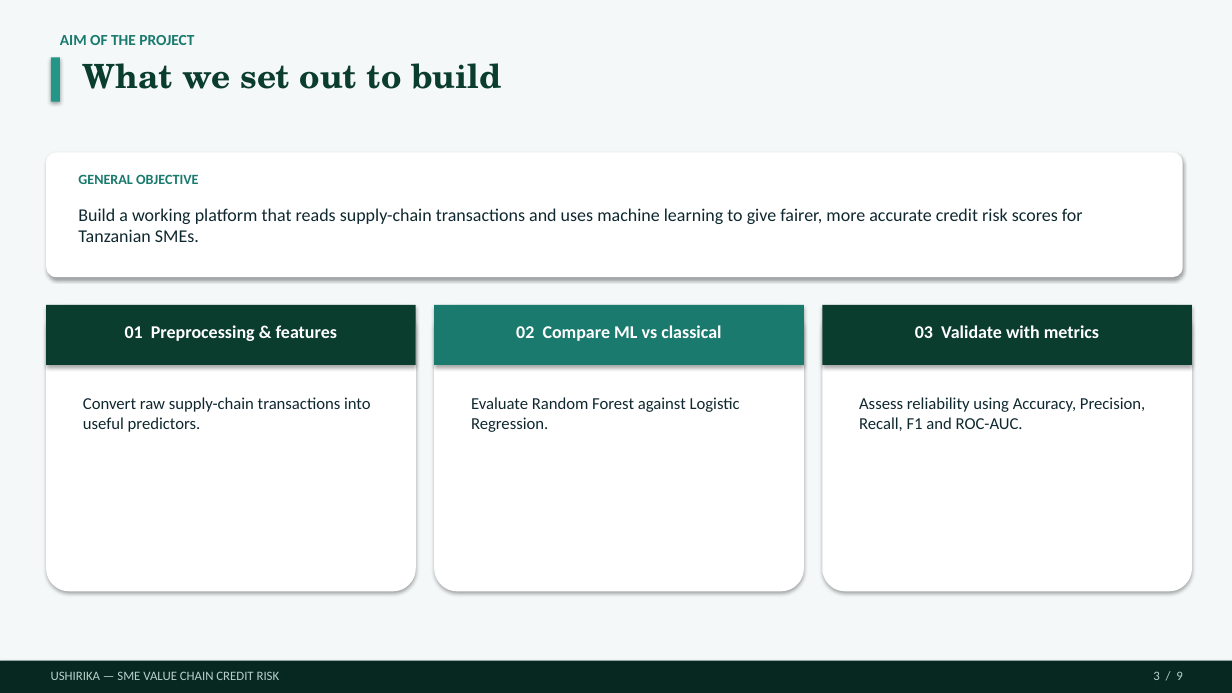
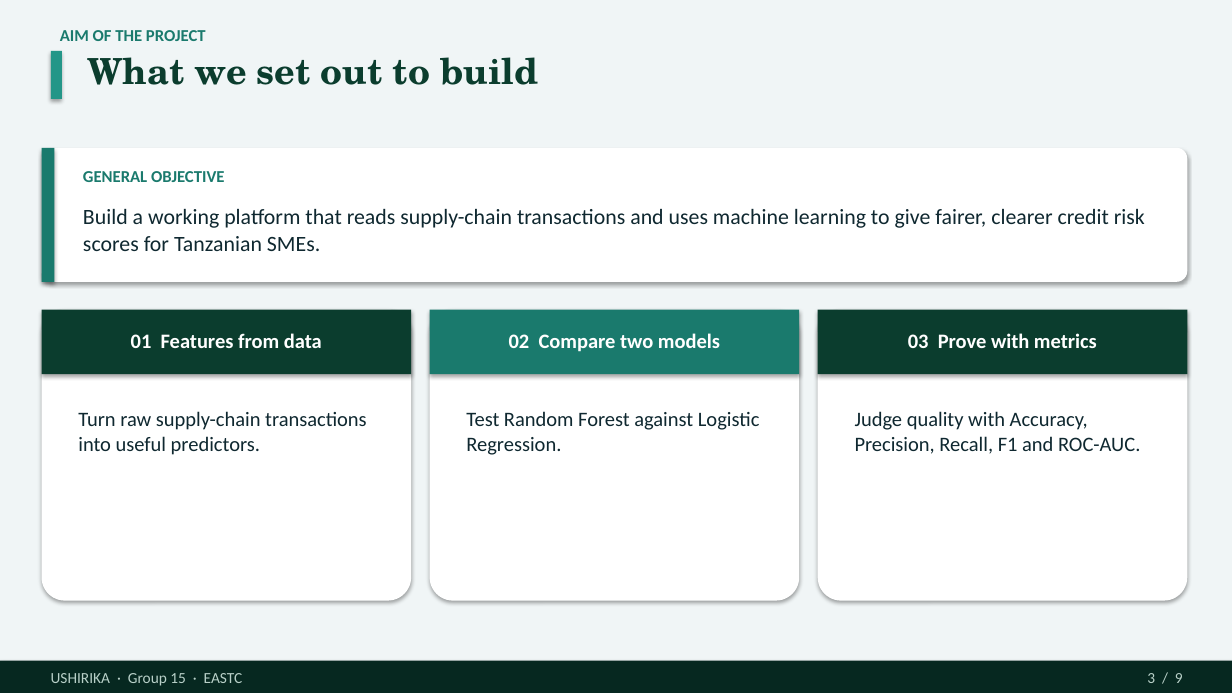
Before and after one commit to Dmmkuliku/ushirika-sme-credit, a slide deck: slide 3 of Presentation/Ushirika_Group15_Defence_Presentation.pptx. Drawn at 1232x693 pixels with LibreOffice and Linux fonts; fonts in the diff are those of the drawing. Boxes give left, top, right and bottom in pixels: in the first picture for what was removed or moved away, otherwise in the second. Text is boxed around its words. In the diff, an @@ line names an element or a change of style, - is before the commit and + after.

```diff
--- a/Presentation/Ushirika_Group15_Defence_Presentation.pptx
+++ b/Presentation/Ushirika_Group15_Defence_Presentation.pptx
@@ rectangle at (0,0,1232,693): fill #F4F8F9 to #F0F5F6 @@
@@ text "AIM OF THE PROJECT" at (60,30,206,41): size 12 to 13 pt; more space between paragraphs @@
@@ rectangle: place and size @@
-rectangle at (51,57,60,102)
+rectangle at (51,51,62,99)
@@ text "What we set out to ..." at (88,57,538,85): size 26 to 28 pt; more space between paragraphs @@
@@ rounded rectangle: place and size @@
-rounded rectangle at (46,152,1183,277)
+rounded rectangle at (42,148,1188,282)
@@ rectangle added at (42,148,55,282), fill #1A7A6D @@
@@ text "GENERAL OBJECTIVE" at (83,171,225,182): size 11 to 13 pt; more space between paragraphs @@
@@ text at (83,209,1145,251): text changed; size 14 to 17 pt @@
-Build a working platform that reads supply-chain transactions and uses machine learning to give fairer, more accurate credit risk scores for Tanzanian SMEs.
+Build a working platform that reads supply-chain transactions and uses machine learning to give fairer, clearer credit risk scores for Tanzanian SMEs.
@@ rounded rectangle: place and size @@
-rounded rectangle at (46,305,416,592)
+rounded rectangle at (42,310,411,601)
@@ rectangle: place and size @@
-rectangle at (46,305,416,365)
+rectangle at (42,310,411,374)
@@ rounded rectangle: place and size @@
-rounded rectangle at (434,305,804,592)
+rounded rectangle at (430,310,799,601)
@@ rectangle: place and size @@
-rectangle at (434,305,804,365)
+rectangle at (430,310,799,374)
@@ rounded rectangle: place and size @@
-rounded rectangle at (823,305,1192,592)
+rounded rectangle at (818,310,1188,601)
@@ rectangle: place and size @@
-rectangle at (823,305,1192,365)
+rectangle at (818,310,1188,374)
@@ text at (131,333,322,348): text changed; size 14 to 16 pt @@
-01 Preprocessing & features
+01 Features from data
@@ text at (509,333,720,352): text changed; size 14 to 16 pt @@
-02 Compare ML vs classical
+02 Compare two models
@@ text at (908,333,1097,348): text changed; size 14 to 16 pt @@
-03 Validate with metrics
+03 Prove with metrics
@@ text at (78,411,367,455): text changed; size 13 to 16 pt @@
-Convert raw supply-chain transactions into useful predictors.
+Turn raw supply-chain transactions into useful predictors.
@@ text at (466,411,760,455): text changed; size 13 to 16 pt @@
-Evaluate Random Forest against Logistic Regression.
+Test Random Forest against Logistic Regression.
@@ text at (855,411,1140,454): text changed; size 13 to 16 pt @@
-Assess reliability using Accuracy, Precision, Recall, F1 and ROC-AUC.
+Judge quality with Accuracy, Precision, Recall, F1 and ROC-AUC.
@@ text at (51,673,243,686): text changed; size 10 to 12 pt @@
-USHIRIKA — SME VALUE CHAIN CREDIT RISK
+USHIRIKA · Group 15 · EASTC
@@ text "3 / 9" at (1147,673,1183,683): size 10 to 12 pt; more space between paragraphs @@
```
Also in this commit, not shown: 8 other slides changed, 3 other files.
